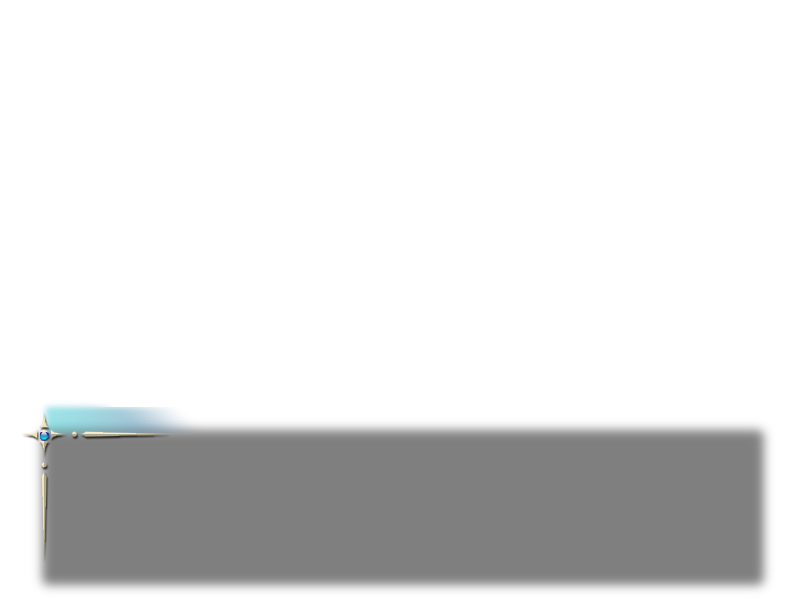
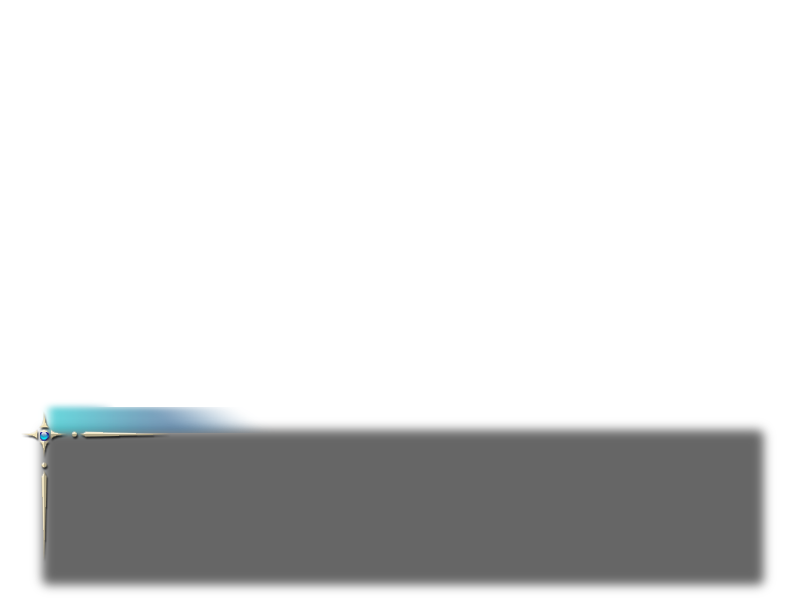
Revision of a layered w=800, h=600 image; what changed, layer by layer:
"Layer 9": opacity 40% → 60%, painted on it over [38, 402, 275, 441]
"Layer 4": opacity 50% → 60% over [36, 417, 770, 591]
